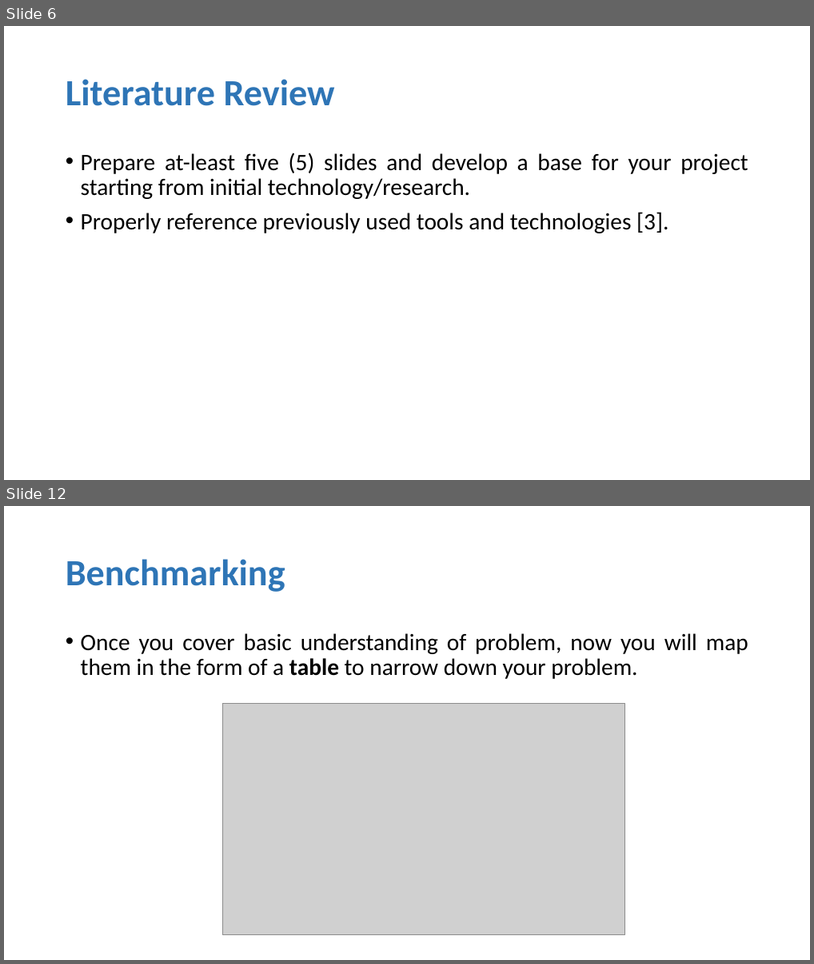
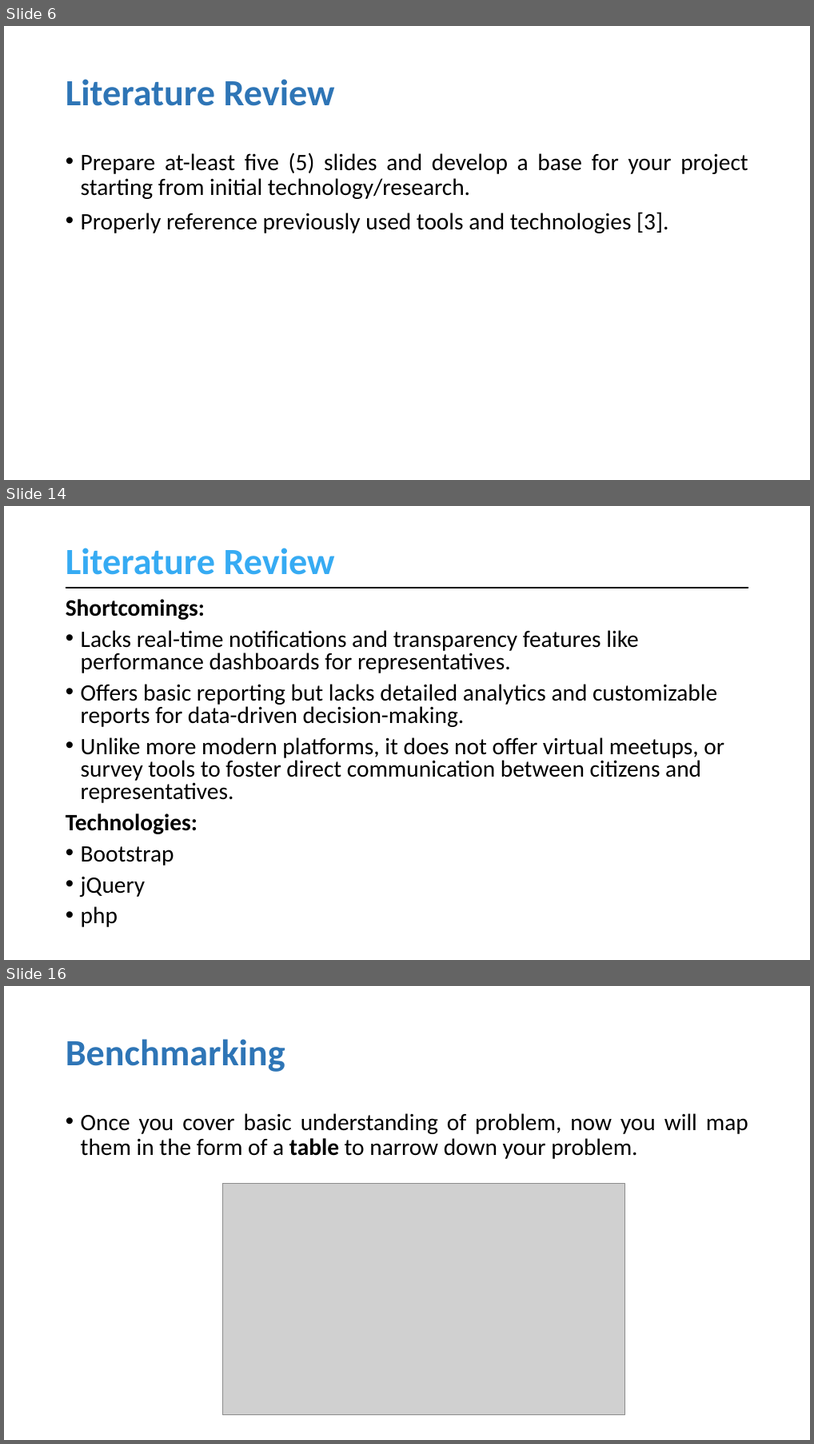
Before and after one commit to muhammadahsanmirza/fyp-constituency-connect, a slide deck: 4- Idea Evaluation/Idea Evaluation Slides (Filled).pptx. Shown one above the other, each under a label of ours: slides 6 and 12 before the commit, slides 6, 14 and 16 after it; the slides between them are not shown. The pictures are 814x964 and 814x1444 pixels, drawn with LibreOffice and Linux fonts; fonts in the diff are those of the drawing; grey boxes stand for pictures. Boxes give left, top, right and bottom in pixels: in the first picture for what was removed or moved away, otherwise in the second. Text is boxed around its words. In the diff, an @@ line names an element or a change of style, - is before the commit and + after.

Commit message:
Add Literature Review in Idea Evaluation Slides

```diff
--- a/4- Idea Evaluation/Idea Evaluation Slides (Filled).pptx
+++ b/4- Idea Evaluation/Idea Evaluation Slides (Filled).pptx
@@ slide 14 added at (4, 506, 810, 960), background #FFFFFF @@
@@ title added at (66, 548, 335, 575), 44 pt, text #36ABF3, bold @@
+Literature Review
@@ text added at (66, 599, 725, 927), 28 pt, text #000000 @@
+Shortcomings:
+• Lacks real-time notifications and transparency features like performance dashboards for representatives.
+• Offers basic reporting but lacks detailed analytics and customizable reports for data-driven decision-making.
+• Unlike more modern platforms, it does not offer virtual meetups, or survey tools to foster direct communication between citizens and representatives.
+Technologies:
+• Bootstrap
+• jQuery
+• php
@@ line added from (66, 588) to (750, 588), #000000 2.25 pt @@
@@ what was slide 12 is now slide 16 @@
```
Also in this commit, not shown: 4 slides changed, 5 other slides added, 1 slide removed.
